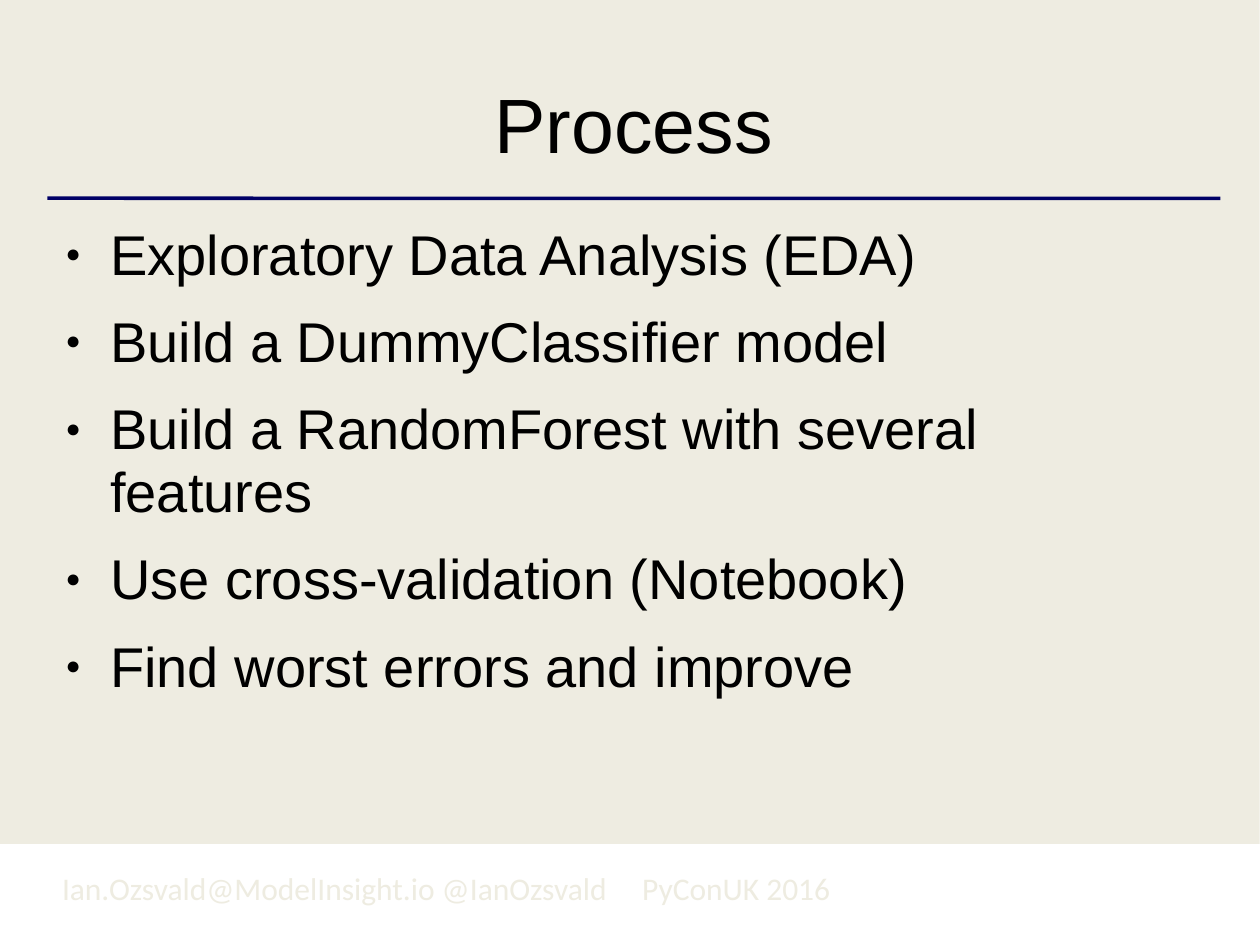
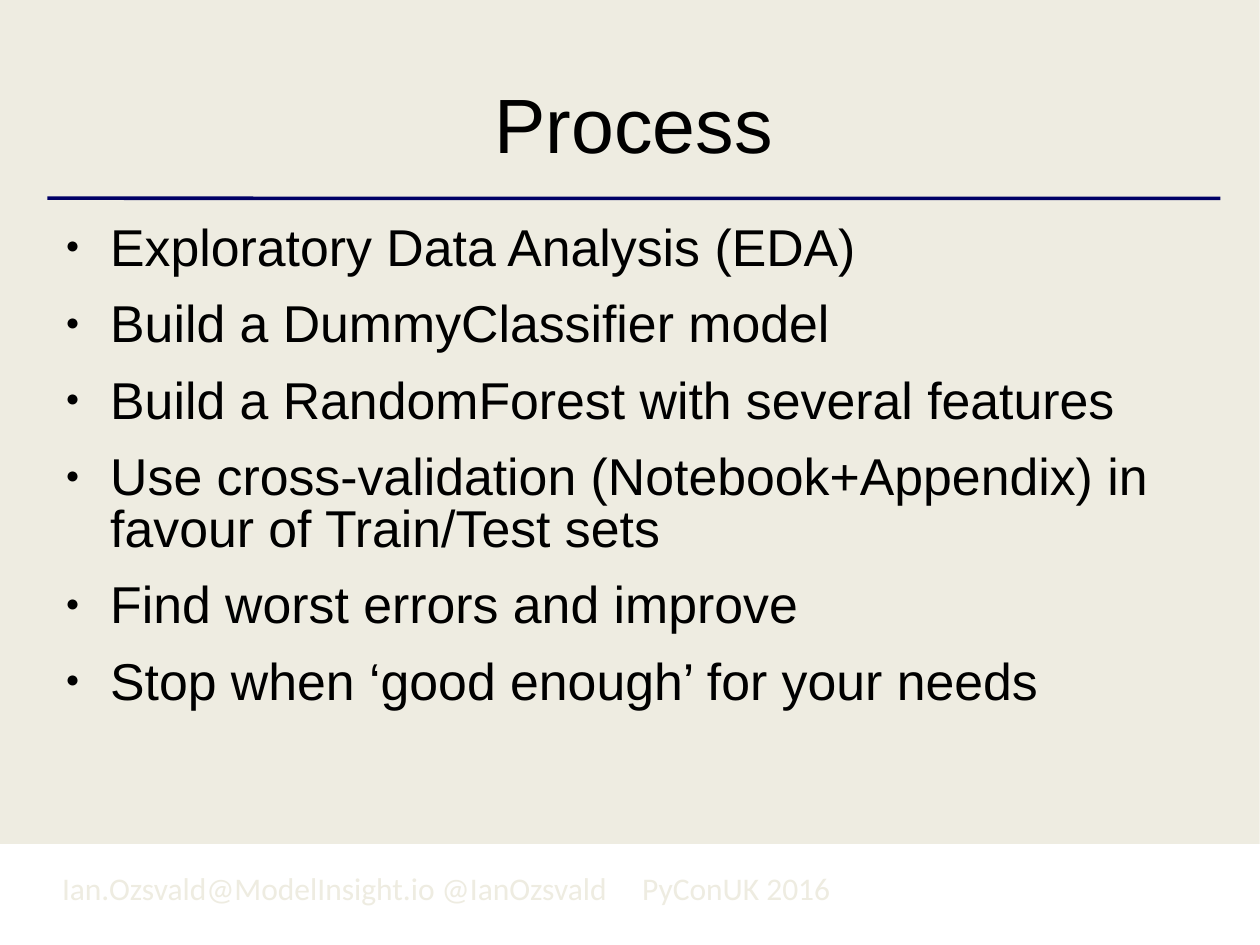
Before and after one commit to ianozsvald/pyconuk_using_sklearn_classification, a slide deck: slide 4 of PyConUK2016_ML_Ian.odp. Drawn at 1260x945 pixels with LibreOffice and Linux fonts; fonts in the diff are those of the drawing; background and template pictures are left out. Boxes give left, top, right and bottom in pixels: in the first picture for what was removed or moved away, otherwise in the second. Text is boxed around its words. In the diff, an @@ line names an element or a change of style, - is before the commit and + after.

```diff
--- a/PyConUK2016_ML_Ian.odp
+++ b/PyConUK2016_ML_Ian.odp
@@ text at box(110, 228, 1114, 634): size 32 to 29.6 pt in "Exploratory Data Analysis (EDA)", "Build a DummyClassifier model", "Build a RandomForest with several features", "Find worst errors and improve"; line spacing 0.93 to 0.83 @@
@@ text at box(110, 457, 1147, 548): text changed; size 32 to 29.6 pt @@
-● Use cross-validation (Notebook)
+● Use cross-validation (Notebook+Appendix) in favour of Train/Test sets
@@ text at box(110, 662, 1038, 710): paragraph added @@
+● Stop when ‘good enough’ for your needs
```
Also in this commit, not shown: 10 other slides changed, 1 slide added, 2 other files.
